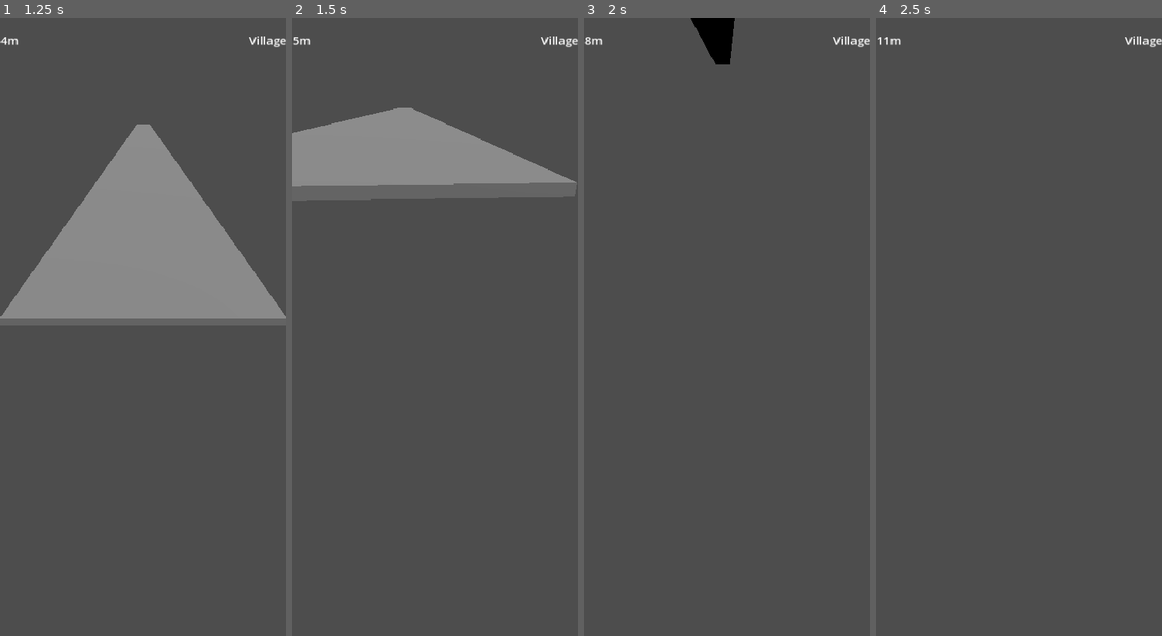
Above: before the commit, frames 1-4 (left to right).
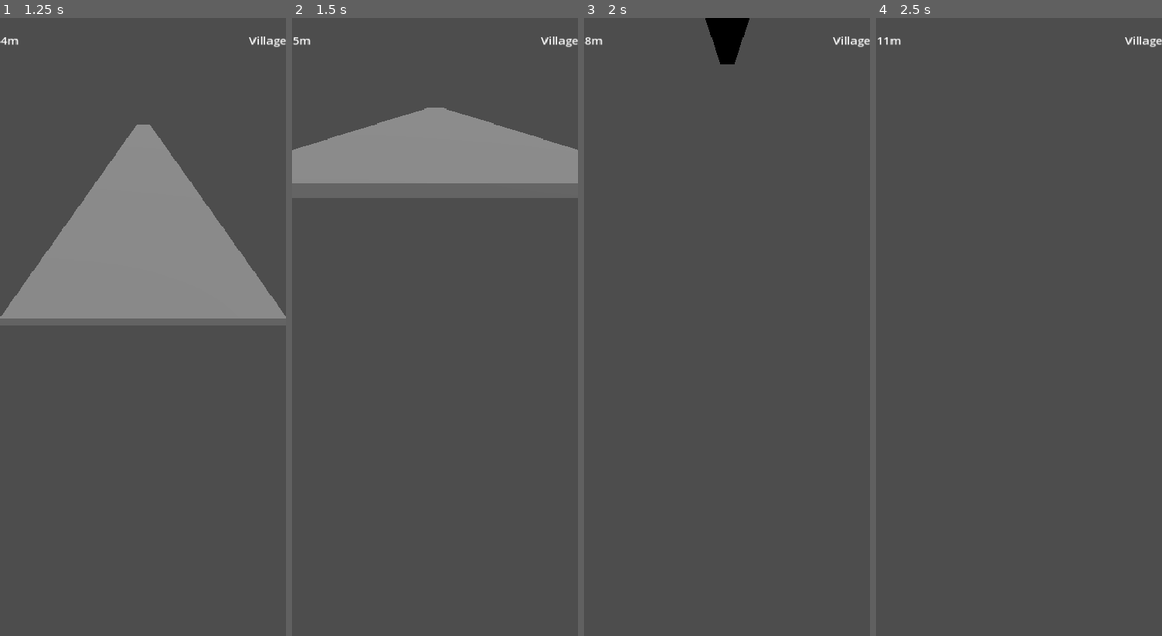
Above: after the commit, the same moments.

Repository: dzieciol-kamil/distracted
Game: Godot game, scene res://scenes/ui/main_menu.tscn
The game is run twice, just before and just after one commit, with the same random seed, the same clock (stepped at 60 frames per second) and the same inputs.
Inputs (mouse positions are in pixels of both pictures, inside the frame that each line leads up to):
- Up to frame 1 (1.25 s): click "Start" at 0.5 s
- Up to frame 2 (1.5 s): move the mouse to (497, 296) at 1.27 s; hold D (lane_right, bound only before the commit) from 1.28 s (still down); click (497, 296) at 1.42 s
- Up to frame 3 (2 s): keep holding D (lane_right, bound only before the commit)
- Up to frame 4 (2.5 s): release D (lane_right, bound only before the commit) at 2 s; drag from (961, 357) to (1004, 450) at 2.02 s

Frame 1 is identical in both runs. In frame 2, 3.0% of the frame differs, in the area x 0-100%, y 14-28%; in frame 3, 0.5%; in frame 4, nothing differs.
Error after the commit: Invalid call. Nonexistent function 'reset' in base 'Node (game_state.gd)'. (res://scripts/game/game.gd:7)

Commit message:
feat(state): metrics tracking — time_on_phone + total_time, reset_metrics
Dropped PAUSED phase (out of scope MVP). Added _process accumulator
for time_on_phone (during PHONE phase) and total_time. Helper
get_phone_percentage() for game over screen.

InputMap: dropped lane_left/lane_right (1-lane MVP), added stop
(Space) and check_phone (E). Kept dismiss_notification (Esc).

Co-Authored-By: Claude Sonnet 4.6 <noreply@anthropic.com>

Diff:
--- a/src/project.godot
+++ b/src/project.godot
@@ -34,16 +34,14 @@
 
 [input]
 
-lane_left={
+stop={
 "deadzone": 0.5,
-"events": [Object(InputEventKey,"resource_local_to_scene":fa …(119 unchanged characters)… ressed":false,"pressed":false,"keycode":65,"physical_keycode":0,"key_label":0,"unicode":0,"location":0,"echo":false,"script":null)
-, Object(InputEventKey,"resource_local_to_scene":false,"resource_name":"","device":-1,"window_id":0,"alt_pressed":false,"shift_pressed":false,"ctrl_pressed":false,"meta_pressed":false,"pressed":false,"keycode":4194319,"physical_keycode":0,"key_label":0,"unicode":0,"location":0,"echo":false,"script":null)
+"events": [Object(InputEventKey,"resource_local_to_scene":fa …(119 unchanged characters)… ressed":false,"pressed":false,"keycode":32,"physical_keycode":0,"key_label":0,"unicode":32,"location":0,"echo":false,"script":null)
 ]
 }
-lane_right={
+check_phone={
 "deadzone": 0.5,
-"events": [Object(InputEventKey,"resource_local_to_scene":fa …(120 unchanged characters)… essed":false,"pressed":false,"keycode":68,"physical_keycode":0,"key_label":0,"unicode":0,"location":0,"echo":false,"script":null)
-, Object(InputEventKey,"resource_local_to_scene":false,"resource_name":"","device":-1,"window_id":0,"alt_pressed":false,"shift_pressed":false,"ctrl_pressed":false,"meta_pressed":false,"pressed":false,"keycode":4194321,"physical_keycode":0,"key_label":0,"unicode":0,"location":0,"echo":false,"script":null)
+"events": [Object(InputEventKey,"resource_local_to_scene":fa …(120 unchanged characters)… essed":false,"pressed":false,"keycode":69,"physical_keycode":0,"key_label":0,"unicode":101,"location":0,"echo":false,"script":null)
 ]
 }
 dismiss_notification={
--- a/src/scripts/autoloads/game_state.gd
+++ b/src/scripts/autoloads/game_state.gd
@@ -1,6 +1,6 @@
 extends Node
 
-enum GamePhase { ROAD, PHONE, GAME_OVER, PAUSED }
+enum GamePhase { ROAD, PHONE, GAME_OVER }
 enum Zone { VILLAGE, SUBURB, TOWN, CITY }
 
 const ZONE_THRESHOLDS: Array[float] = [0.0, 500.0, 1500.0, 3000.0]
@@ -14,16 +14,27 @@
 var phase: GamePhase = GamePhase.ROAD
 var zone: Zone = Zone.VILLAGE
 var distance: float = 0.0
+var time_on_phone: float = 0.0
+var total_time: float = 0.0
 var score: int = 0
 var speed: float = 6.0
 
 func _ready() -> void:
-	reset()
+	reset_metrics()
 
-func reset() -> void:
+func _process(delta: float) -> void:
+	if phase == GamePhase.GAME_OVER:
+		return
+	total_time += delta
+	if phase == GamePhase.PHONE:
+		time_on_phone += delta
+
+func reset_metrics() -> void:
 	phase = GamePhase.ROAD
 	zone = Zone.VILLAGE
 	distance = 0.0
+	time_on_phone = 0.0
+	total_time = 0.0
 	score = 0
 	speed = ZONE_SPEEDS[0]
 
@@ -39,6 +50,11 @@
 	score_changed.emit(score)
 	_update_zone()
 
+func get_phone_percentage() -> float:
+	if total_time <= 0.0:
+		return 0.0
+	return (time_on_phone / total_time) * 100.0
+
 func _update_zone() -> void:
 	var new_zone: Zone = Zone.CITY
 	for i in range(ZONE_THRESHOLDS.size() - 1, -1, -1):
